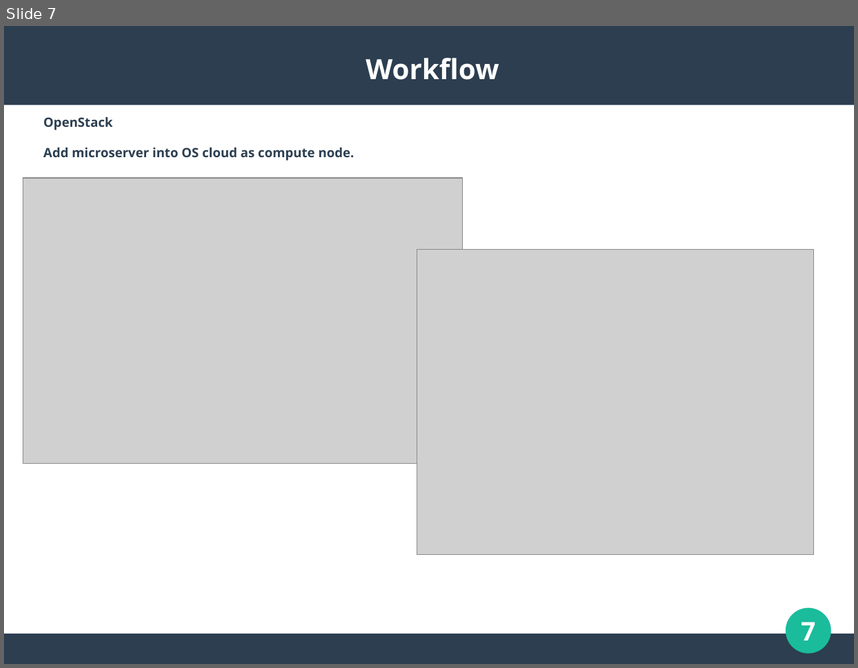
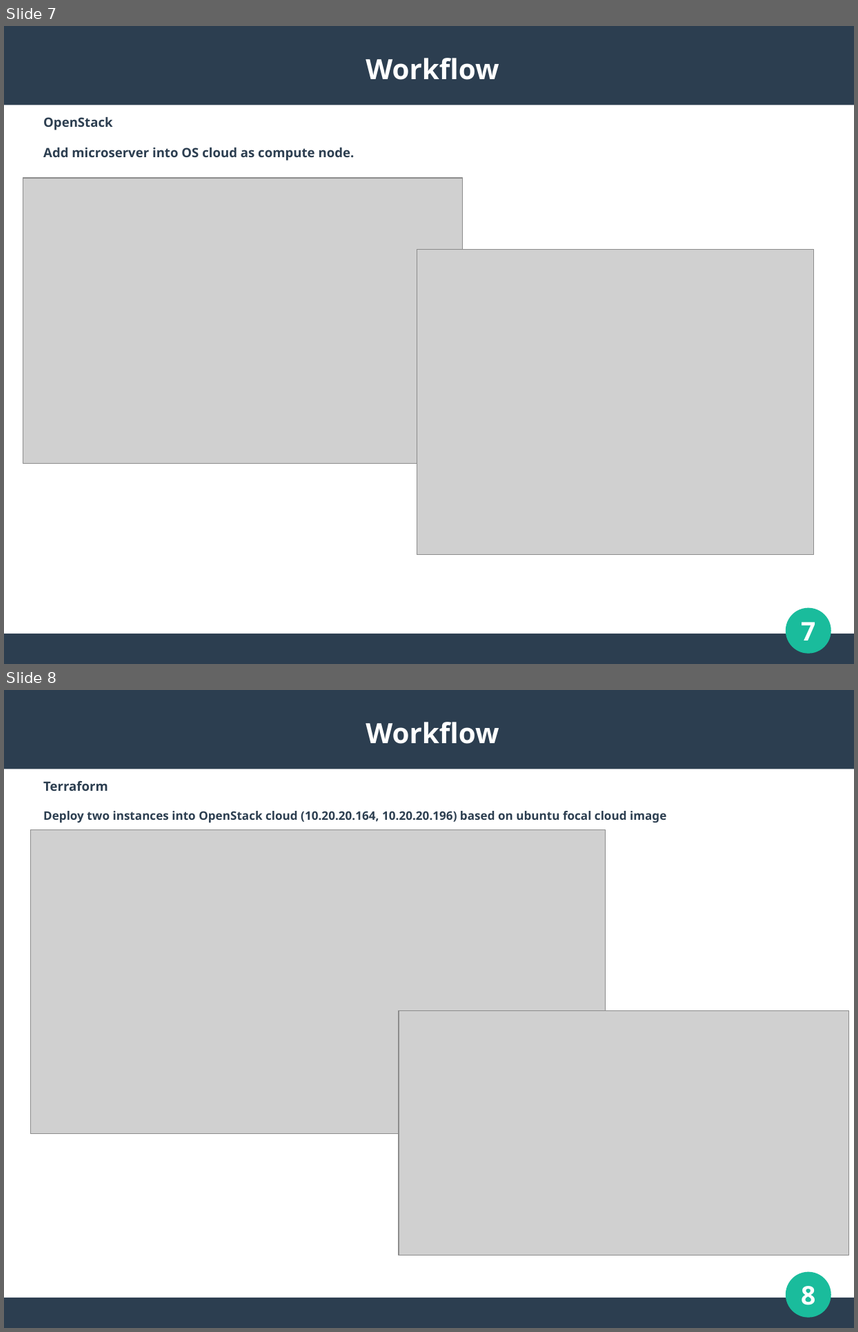
Before and after one commit to Artyhub/project_devops, a slide deck: presentation.ppt. Shown one above the other, each under a label of ours: slide 7 before the commit, slides 7 and 8 after it. The pictures are 858x668 and 858x1332 pixels, drawn with LibreOffice and Linux fonts; fonts in the diff are those of the drawing; grey boxes stand for pictures. Boxes give left, top, right and bottom in pixels: in the first picture for what was removed or moved away, otherwise in the second. Text is boxed around its words. In the diff, an @@ line names an element or a change of style, - is before the commit and + after.

Commit message:
+ Jenkins workflow

```diff
--- a/presentation.ppt
+++ b/presentation.ppt
@@ slide 8 added at box(4, 690, 854, 1328), background #FFFFFF; not listed: 3 template elements that a slide beside it also shows @@
@@ title added at box(366, 722, 499, 744), 26 pt, text #FFFFFF, bold @@
+Workflow
@@ text added at box(43, 780, 666, 822), 11 pt, text #2C3E50, bold @@
+Terraform
+Deploy two instances into OpenStack cloud (10.20.20.164, 10.20.20.196) based on ubuntu focal cloud image
@@ picture added at box(30, 829, 605, 1134) @@
@@ picture added at box(399, 1010, 849, 1254) @@
@@ page number added at box(801, 1285, 815, 1305), 24 pt, text #FFFFFF, bold @@
+8
```
Also in this commit, not shown: 3 other slides added, 2 other files.
